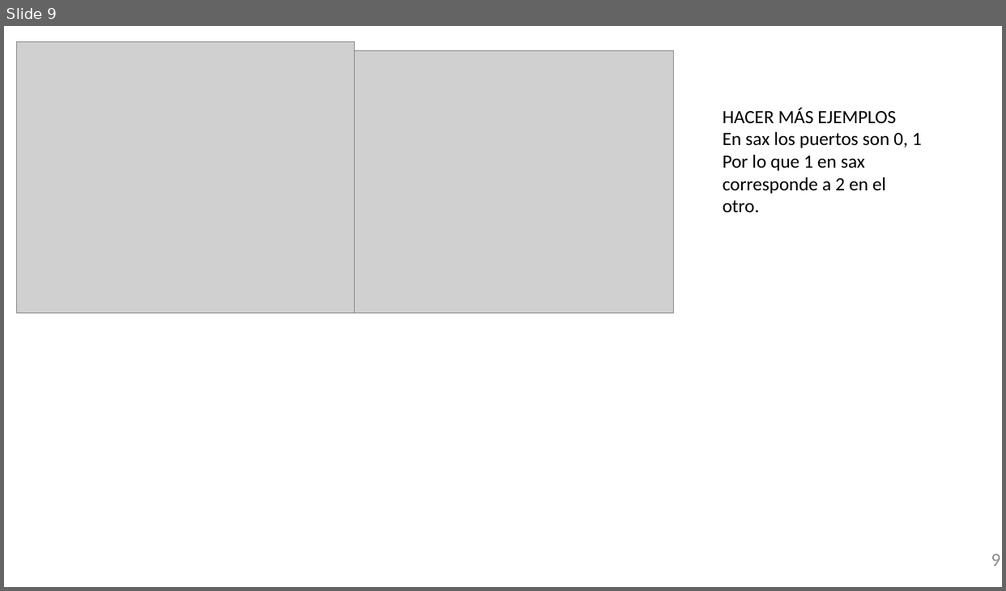
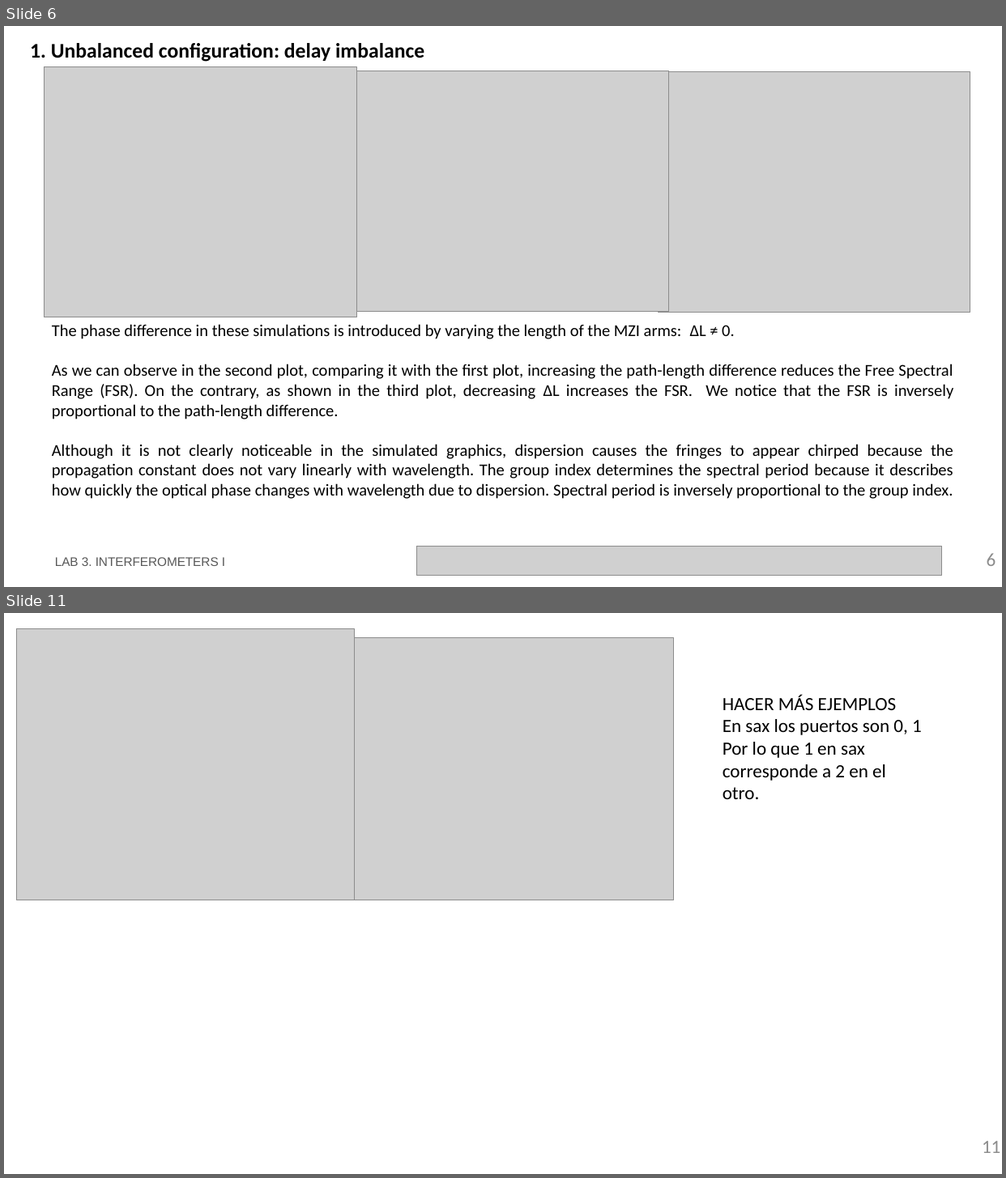
Before and after one commit to mromgar1/pic-upv-lab3, a slide deck: LabBook_3.pptx. Shown one above the other, each under a label of ours: slide 9 before the commit, slides 6 and 11 after it; the slides between them are not shown. The pictures are 1006x591 and 1006x1178 pixels, drawn with LibreOffice and Linux fonts; fonts in the diff are those of the drawing; grey boxes stand for pictures; background and template pictures are left out. Boxes give left, top, right and bottom in pixels: in the first picture for what was removed or moved away, otherwise in the second. Text is boxed around its words. In the diff, an @@ line names an element or a change of style, - is before the commit and + after.

```diff
--- a/LabBook_3.pptx
+++ b/LabBook_3.pptx
@@ slide 6 added at [4,26,1002,587], background #FFFFFF @@
@@ text added at [30,43,424,62], 20 pt, text #000000, bold @@
+  1. Unbalanced configuration: delay imbalance
@@ picture added at [44,66,356,318] @@
@@ picture added at [356,71,669,312] @@
@@ picture added at [658,71,970,312] @@
@@ text added at [52,324,953,499], 16 pt, text #000000 @@
+The phase difference in these simulations is introduced by varying the length of the MZI arms: ΔL ≠ 0.
+As we can observe in the second plot, comparing it with the first plot, increasing the path-length difference reduces the Free Spectral Range (FSR). On the contrary, as shown in the third plot, decreasing ΔL increases the FSR. We notice that the FSR is inversely proportional to the path-length difference.
+Although it is not clearly noticeable in the simulated graphics, dispersion causes the fringes to appear chirped because the propagation constant does not vary linearly with wavelength. The group index determines the spectral period because it describes how quickly the optical phase changes with wavelength due to dispersion. Spectral period is inversely proportional to the group index.
@@ text added at [55,557,225,566], 12 pt, text #585858 @@
+LAB 3. INTERFEROMETERS I
@@ picture added at [417,546,942,576] @@
@@ page number added at [987,553,996,566], 18 pt, text #8C8C8C @@
+6
@@ what was slide 9 is now slide 11 @@
@@ page number at [982,1141,1000,1153]: text changed @@
-9
+11
```
Also in this commit, not shown: 2 slides changed, 1 other slide added, 1 other file.
